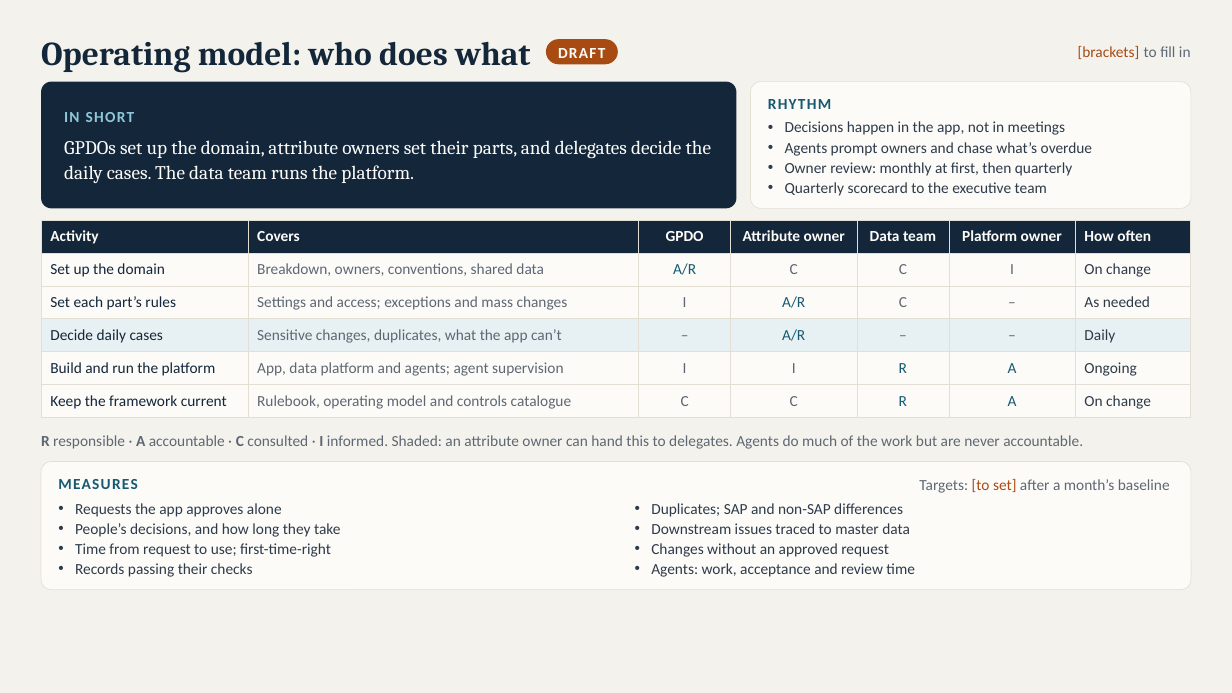
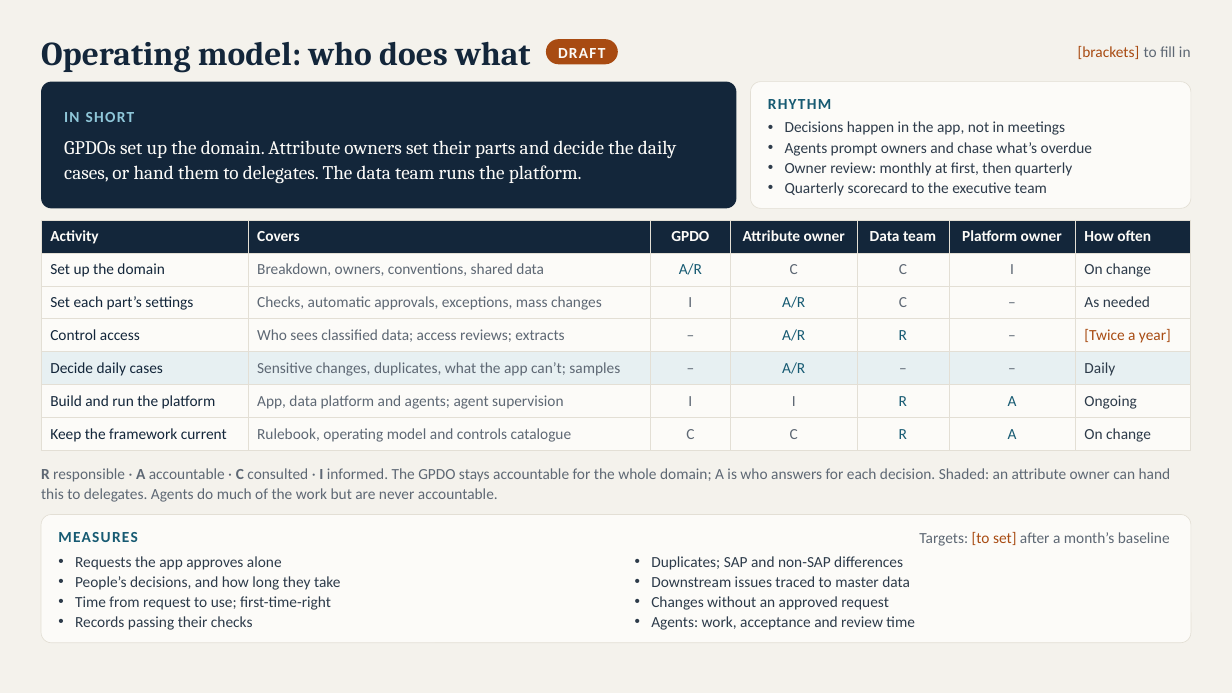
Before and after one commit to sreent/lean-framework, a slide deck: slide 4 of deck/lean-data-governance.pptx. Drawn at 1232x693 pixels with LibreOffice and Linux fonts; fonts in the diff are those of the drawing. Boxes give left, top, right and bottom in pixels: in the first picture for what was removed or moved away, otherwise in the second. Text is boxed around its words. In the diff, an @@ line names an element or a change of style, - is before the commit and + after.

```diff
--- a/deck/lean-data-governance.pptx
+++ b/deck/lean-data-governance.pptx
@@ text at (64, 140, 676, 184): text changed @@
-GPDOs set up the domain, attribute owners set their parts, and delegates decide the daily cases. The data team runs the platform.
+GPDOs set up the domain. Attribute owners set their parts and decide the daily cases, or hand them to delegates. The data team runs the platform.
@@ table at (41, 220, 1189, 446) @@
-row 3: Set each part’s rules | Settings and access; exceptions and mass changes | I | A/R | C | – | As needed
-row 4: Decide daily cases | Sensitive changes, duplicates, what the app can’t | – | A/R | – | – | Daily
+row 3: Set each part’s settings | Checks, automatic approvals, exceptions, mass changes | I | A/R | C | – | As needed
+row 4: Control access | Who sees classified data; access reviews; extracts | – | A/R | R | – | [Twice a year]
+row 5: Decide daily cases | Sensitive changes, duplicates, what the app can’t; samples | – | A/R | – | – | Daily
@@ text at (41, 468, 1171, 502): text changed @@
-R responsible · A accountable · C consulted · I informed. Shaded: an attribute owner can hand this to delegates. Agents do much of the work but are never accountable.
+R responsible · A accountable · C consulted · I informed. The GPDO stays accountable for the whole domain; A is who answers for each decision. Shaded: an attribute owner can hand this to delegates. Agents do much of the work but are never accountable.
@@ 4 texts, 1 rounded rectangle: place and size @@
-4 texts, 1 rounded rectangle at (41, 461, 1190, 590)
+4 texts, 1 rounded rectangle at (41, 515, 1190, 643)
```
Also in this commit, not shown: 4 other slides changed, 6 other files.
